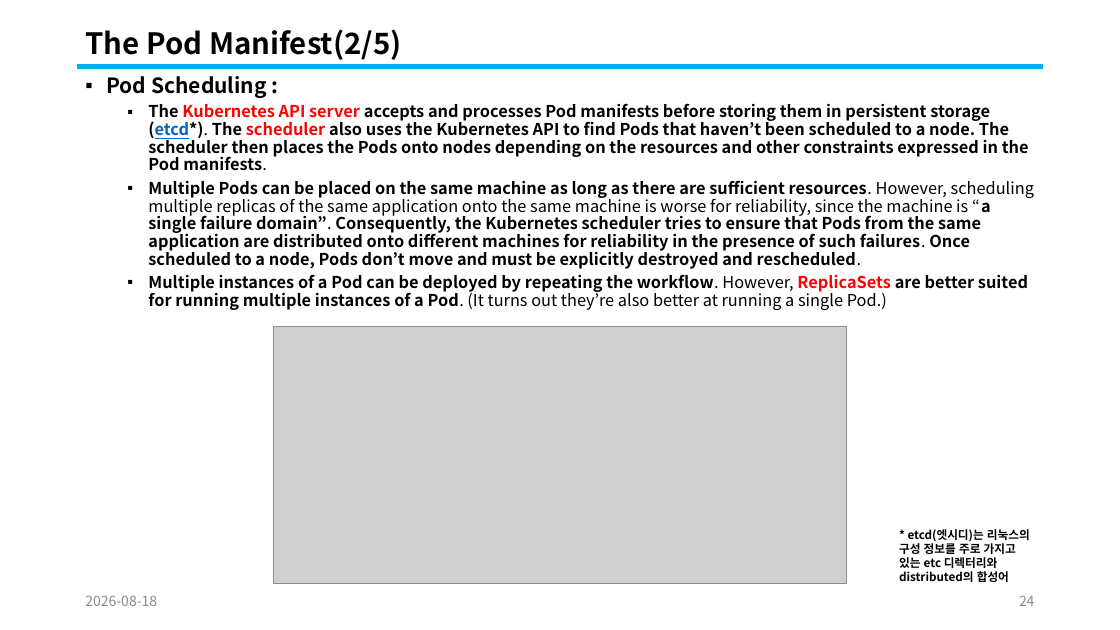
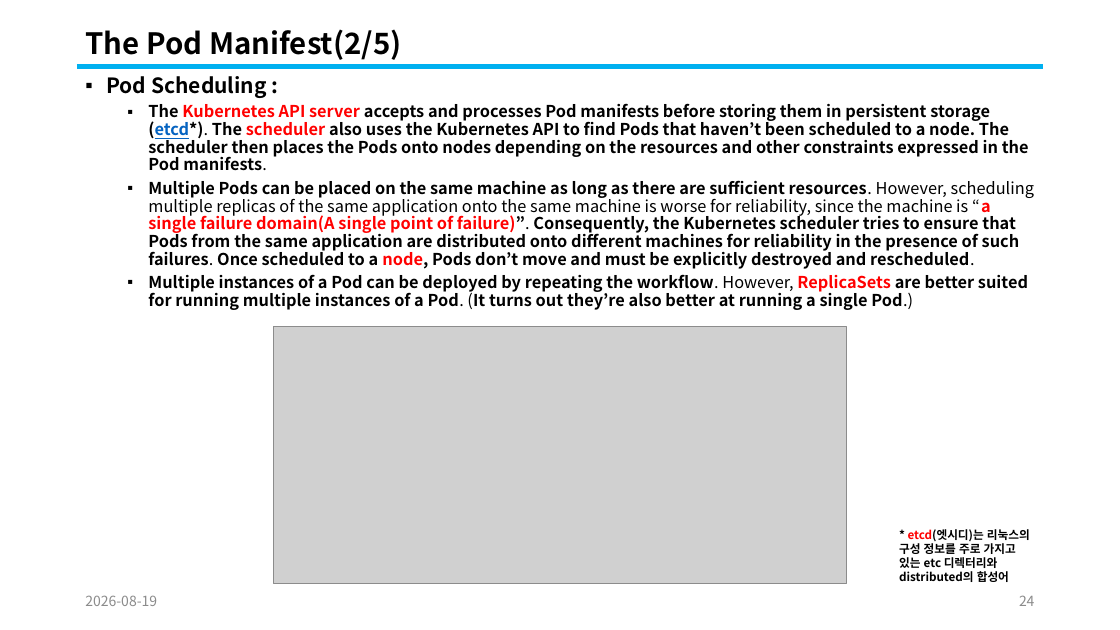
Before and after one commit to knix008/TestSimulator, a slide deck: slide 24 of Kubernetes/Kubernetes Part 02-2026.08.25.pptx. Drawn at 1120x630 pixels with LibreOffice and Linux fonts; fonts in the diff are those of the drawing; grey boxes stand for pictures. Boxes give left, top, right and bottom in pixels: in the first picture for what was removed or moved away, otherwise in the second. Text is boxed around its words. In the diff, an @@ line names an element or a change of style, - is before the commit and + after.

```diff
--- a/Kubernetes/Kubernetes Part 02-2026.08.25.pptx
+++ b/Kubernetes/Kubernetes Part 02-2026.08.25.pptx
@@ text at <box>148,180,1034,269</box>: text changed @@
-  ▪ Multiple Pods can be placed on the same machine as long as there are sufficient resources. However, scheduling multiple replicas of the same application onto the same machine is worse for reliability, since the machine is “a single failure domain”. Consequently, the Kubernetes scheduler tries to ensure that Pods from the same application are distributed onto different machines for reliability in the presence of such failures. Once scheduled to a node, Pods don’t move and must be explicitly destroyed and rescheduled.
+  ▪ Multiple Pods can be placed on the same machine as long as there are sufficient resources. However, scheduling multiple replicas of the same application onto the same machine is worse for reliability, since the machine is “a single failure domain(A single point of failure)”. Consequently, the Kubernetes scheduler tries to ensure that Pods from the same application are distributed onto different machines for reliability in the presence of such failures. Once scheduled to a node, Pods don’t move and must be explicitly destroyed and rescheduled.
@@ text at <box>148,274,1028,310</box>: bold on in "(It turns out they’re also better at ..." @@
@@ text "* etcd(엣시디)는 리눅스의 구성 정보를 ..." at <box>899,529,1030,582</box>: text colour #000000 to #FF0000 in "etcd(엣시디)는" @@
```
Also in this commit, not shown: 115 other slides changed, 23 other files.
